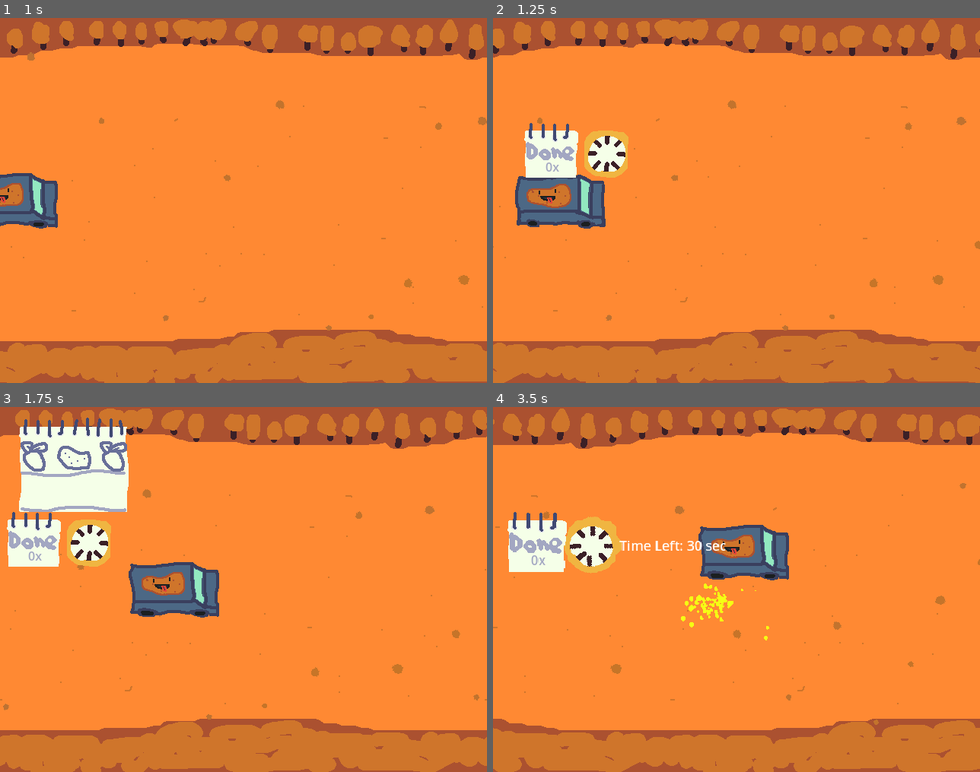
Above: before the commit, frames 1-4 (two rows, left to right).
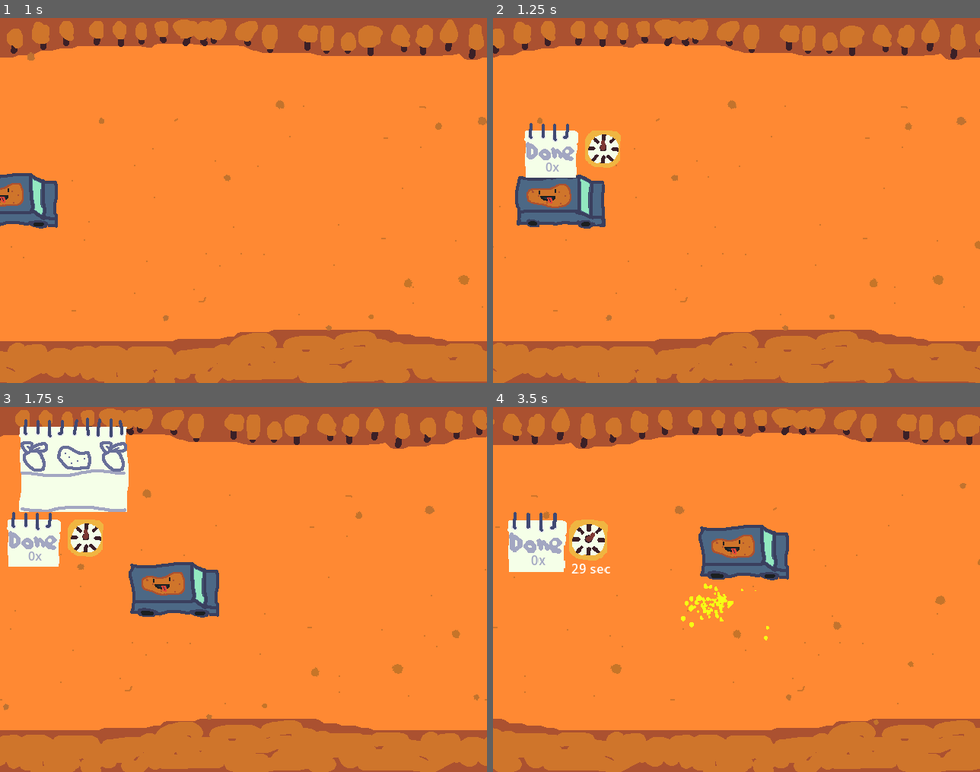
Above: after the commit, the same moments.

Repository: MatricsCode/Cozy-Fall-Jam
Game: Godot game, scene res://Scenes/Main/Main.tscn
Two runs of this game, one before a commit and one after it. Both use one fixed random seed, a clock stepped at 60 frames per second and the inputs below.
Inputs (mouse positions are in pixels of both pictures, inside the frame that each line leads up to):
- Up to frame 1 (1 s): click (321, 185) at 0.5 s
- Up to frame 2 (1.25 s): no input
- Up to frame 3 (1.75 s): move the mouse to (350, 571) at 1.27 s; hold Right (Right) from 1.28 s (still down)
- Up to frame 4 (3.5 s): move the mouse to (639, 607) at 2.02 s; release Right (Right) at 2.03 s; hold Down (Down) 2.03-2.78 s; move the mouse to (785, 509) at 2.77 s; hold Right (Right) from 2.78 s (still down)

Frame 1 is identical in both runs. In frame 2, 0.7% of the frame differs, in the area x 18-28%, y 30-44%; in frame 3, 0.7%; in frame 4, 1.3%, in the area x 14-48%, y 30-46%.

Commit message:
Game is "Finished"

Diff:
--- a/Code/UI/clock2.0.gd
+++ b/Code/UI/clock2.0.gd
@@ -12,6 +12,7 @@
 
 func _on_timer_timeout():
 	time_left -= 1
+	time_label.text = str(time_left, " sec")
 	clock_handle.rotation_degrees += 45
 
 func _ready():
@@ -36,7 +37,7 @@
 	await starter.finished
 
 	time_left = 30
-	time_label.text = str("Time Left: ", time_left, " sec")
+	time_label.text = str(time_left, " sec")
 	timer.start()
 func _stop():
 	var stopper = get_tree().create_tween()
@@ -57,7 +58,7 @@
 		return
 
 	var multiplier = GlobalScript.recipes_finished.get(GlobalScript.recipes_finished.size()-1).size()
-	time_left += 3 * multiplier
-	time_label.text = str("Time Left: ", time_left, " sec")
+	time_left += 2 * multiplier
+	time_label.text = str(time_left, " sec")
 	timer.stop()
 	timer.start()
--- a/Scenes/UI/clock.tscn
+++ b/Scenes/UI/clock.tscn
@@ -17,22 +17,27 @@
 
 [node name="ClockBody" type="TextureRect" parent="."]
 layout_mode = 1
-offset_right = 64.0
+offset_left = 1.9999999
+offset_right = 66.0
 offset_bottom = 64.0
+scale = Vector2(0.8, 0.8)
 texture = ExtResource("2_tdhdu")
 
 [node name="ClockHandle" type="TextureRect" parent="."]
 layout_mode = 1
-offset_right = 64.0
-offset_bottom = 64.0
+offset_left = -4.0
+offset_top = -7.0
+offset_right = 60.0
+offset_bottom = 57.0
+scale = Vector2(0.8, 0.8)
 pivot_offset = Vector2(32, 32)
 texture = ExtResource("3_gqnqq")
 
 [node name="Label" type="Label" parent="."]
 layout_mode = 0
-offset_left = 65.0
-offset_top = 21.0
-offset_right = 105.0
-offset_bottom = 44.0
+offset_left = 7.0
+offset_top = 49.0
+offset_right = 47.0
+offset_bottom = 72.0
 
 [connection signal="timeout" from="Timer" to="." method="_on_timer_timeout"]
Binary file changed: Art/UI/Handle.png
